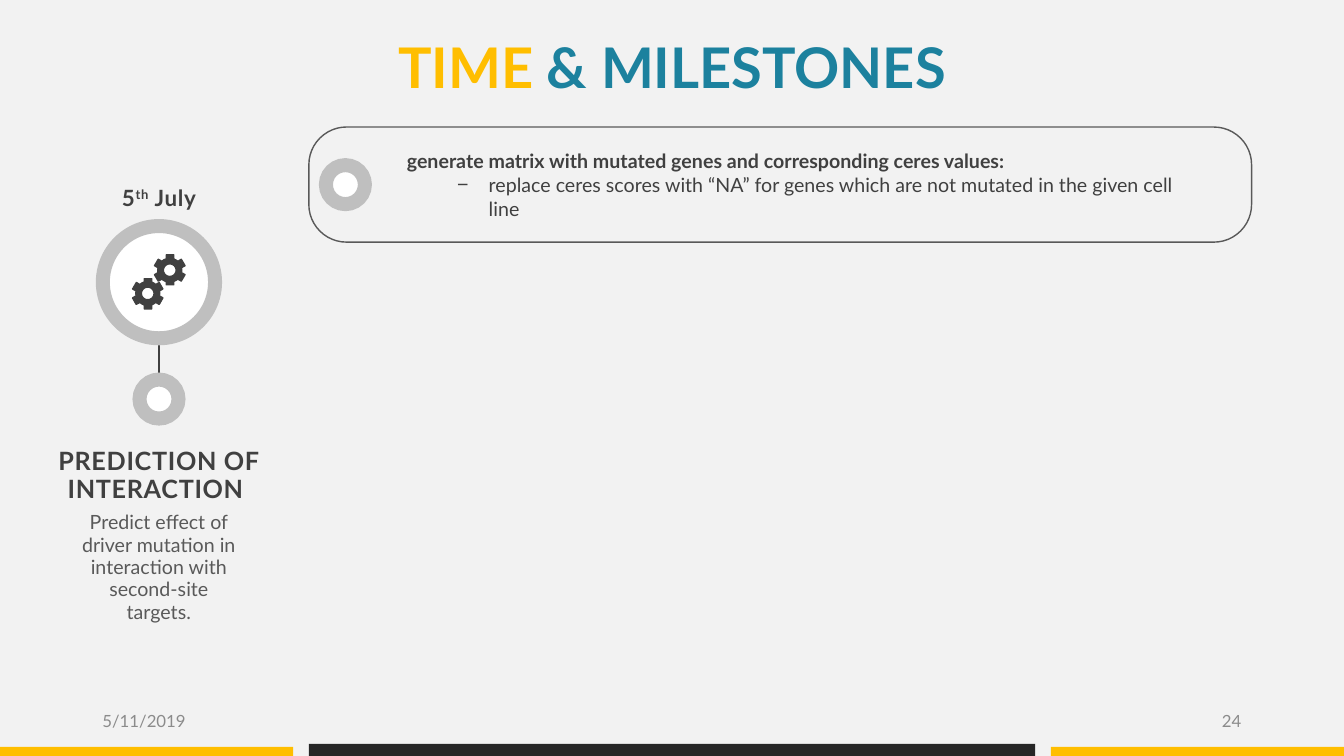
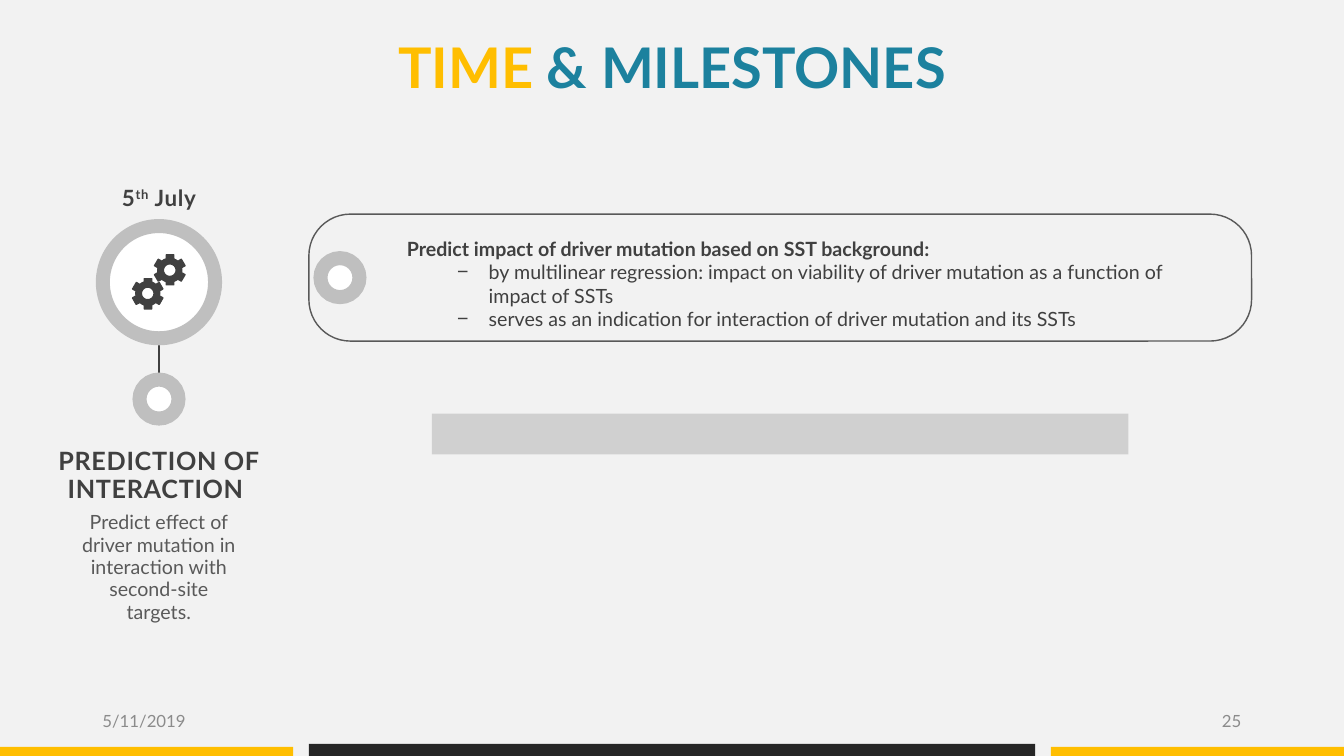
Before and after one commit to datascience-mobi/group-04-project-1-4, a slide deck: slide 25 of Project proposal_presentation_V1.pptx (slide 24 before the commit). Drawn at 1344x756 pixels with LibreOffice and Linux fonts; fonts in the diff are those of the drawing; grey boxes stand for pictures. Boxes give left, top, right and bottom in pixels: in the first picture for what was removed or moved away, otherwise in the second. Text is boxed around its words. In the diff, an @@ line names an element or a change of style, - is before the commit and + after.

```diff
--- a/Project proposal_presentation_V1.pptx
+++ b/Project proposal_presentation_V1.pptx
@@ rounded rectangle: place and size @@
-rounded rectangle at bbox=[309, 127, 1251, 242]
+rounded rectangle at bbox=[309, 214, 1251, 341]
@@ ellipse: place and size @@
-ellipse at bbox=[326, 165, 365, 205]
+ellipse at bbox=[321, 258, 360, 297]
@@ text at bbox=[407, 241, 1163, 326]: text changed @@
-generate matrix with mutated genes and corresponding ceres values:
-  − replace ceres scores with “NA” for genes which are not mutated in the given cell line
+Predict impact of driver mutation based on SST background:
+  − by multilinear regression: impact on viability of driver mutation as a function of impact of SSTs
+  − serves as an indication for interaction of driver mutation and its SSTs
@@ picture added at bbox=[433, 413, 1129, 454] @@
@@ page number at bbox=[1222, 715, 1241, 727]: text changed @@
-24
+25
```
Also in this commit, not shown: 5 other slides changed, 3 slides added, 2 slides removed.
